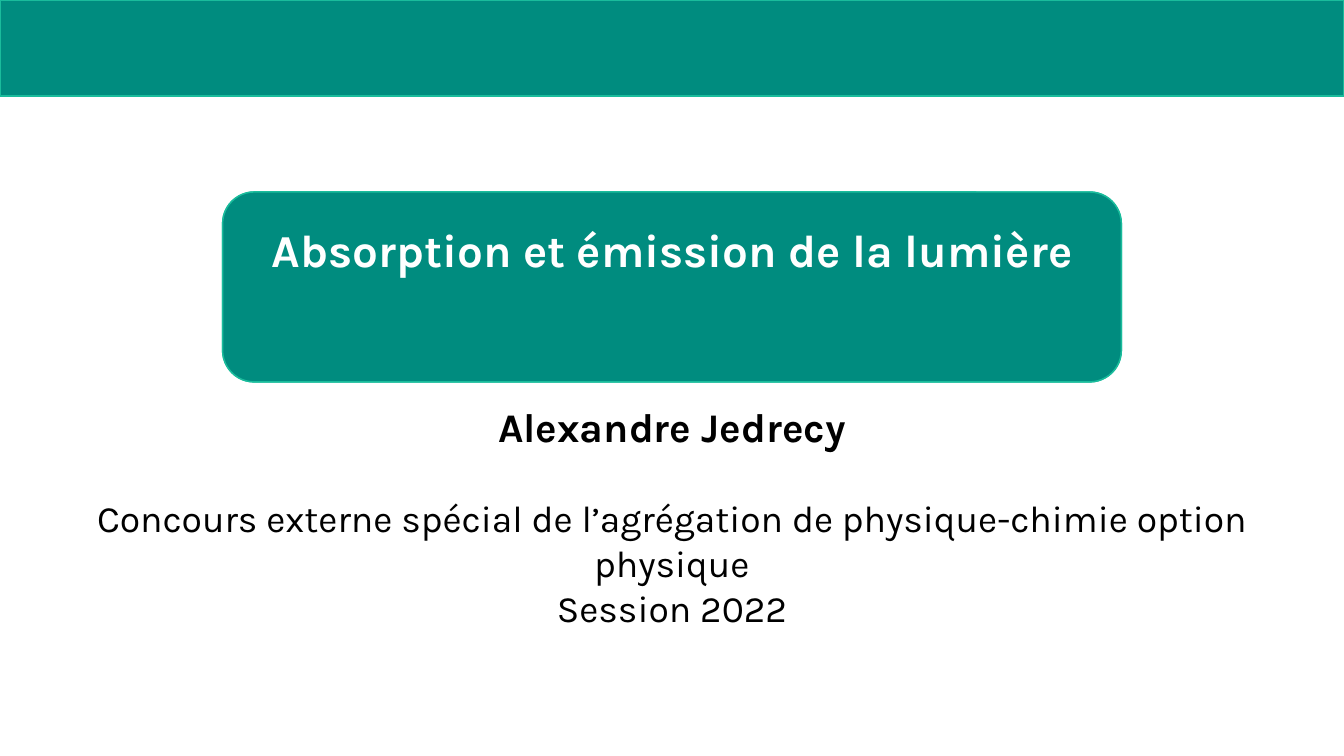
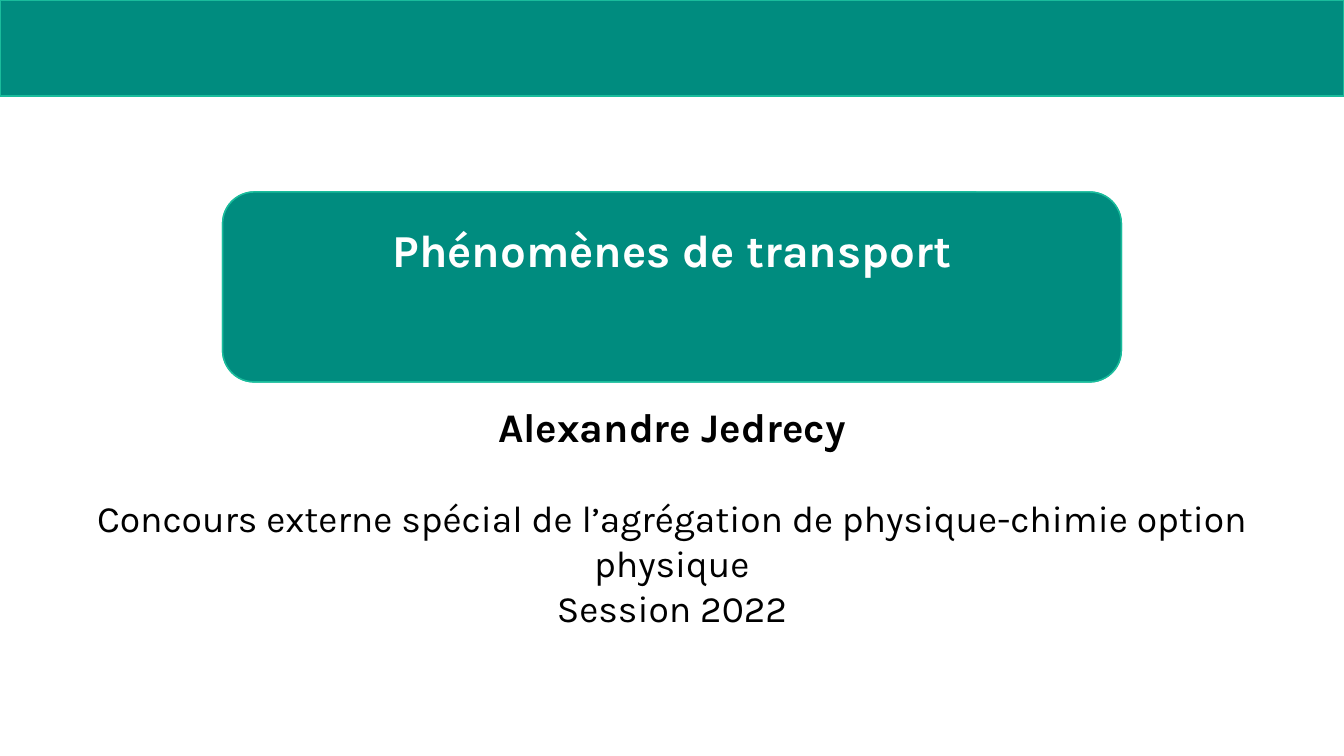
Before and after one commit to stoleks/Agregat-2022, a slide deck: slide 1 of template.odp. Drawn at 1344x756 pixels with LibreOffice and Linux fonts; fonts in the diff are those of the drawing. Boxes give left, top, right and bottom in pixels: in the first picture for what was removed or moved away, otherwise in the second. Text is boxed around its words. In the diff, an @@ line names an element or a change of style, - is before the commit and + after.

Commit message:
Ajout présentation phénomènes de transport
Correction et amélioration présentation gravitation, conduction et rétroaction

```diff
--- a/template.odp
+++ b/template.odp
@@ title at (x1=393, y1=231, x2=951, y2=278): text changed @@
-Absorption et émission de la lumière
+Phénomènes de transport
```
Also in this commit, not shown: 13 other files.
